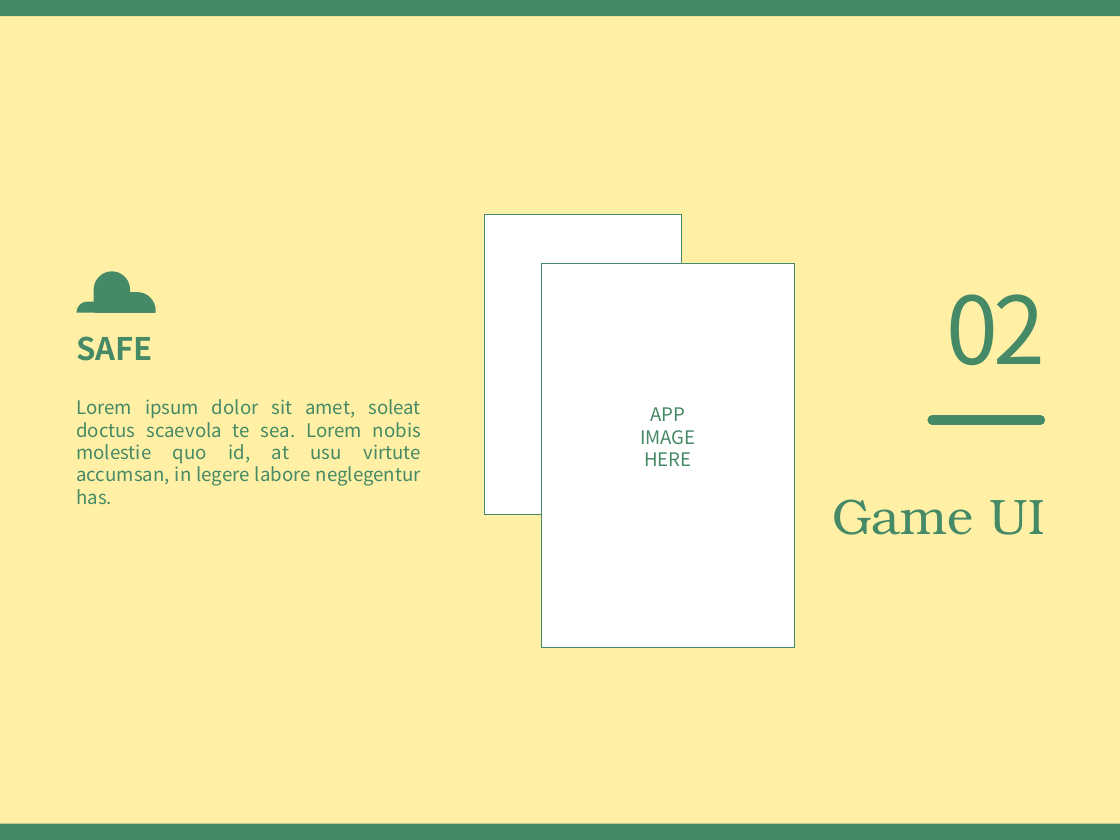
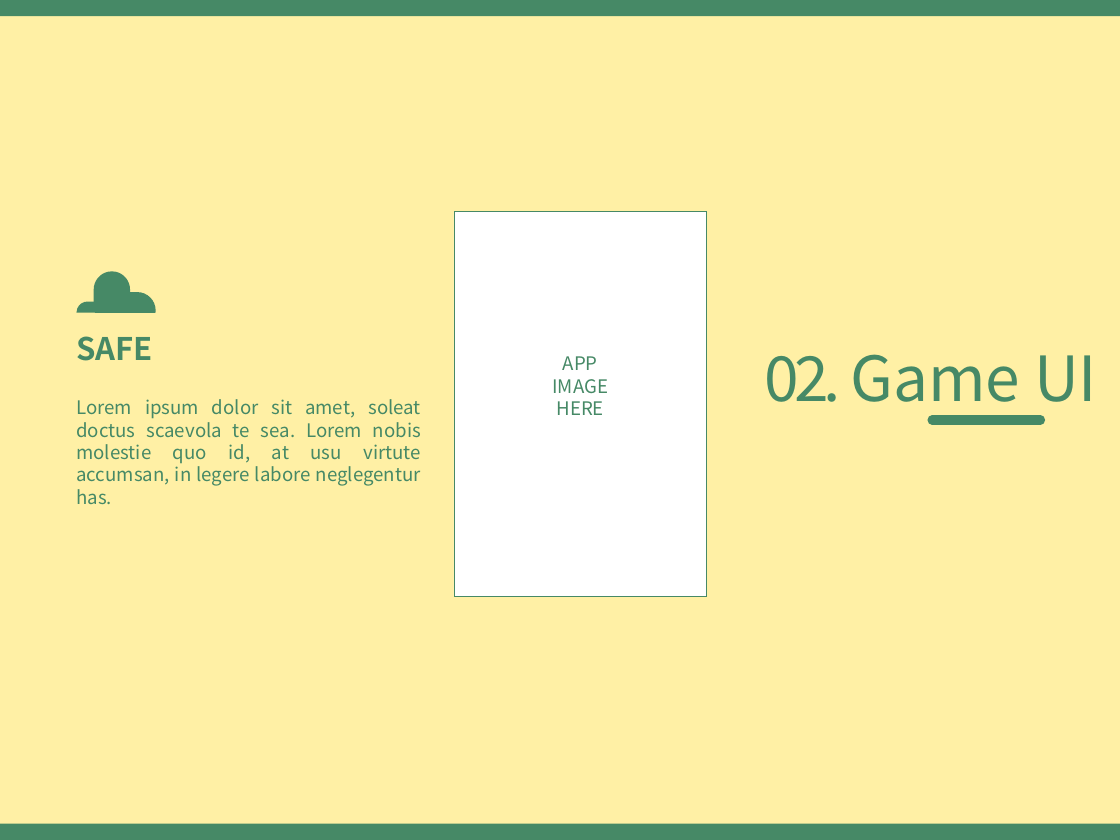
Before and after one commit to EunHaCho/Forme, a slide deck: slide 12 of MarblePang.pptx (slide 4 before the commit). Drawn at 1120x840 pixels with LibreOffice and Linux fonts; fonts in the diff are those of the drawing. Boxes give left, top, right and bottom in pixels: in the first picture for what was removed or moved away, otherwise in the second. Text is boxed around its words. In the diff, an @@ line names an element or a change of style, - is before the commit and + after.

```diff
--- a/MarblePang.pptx
+++ b/MarblePang.pptx
@@ rounded rectangle: place and size @@
-rounded rectangle at (542,263,795,647)
+rounded rectangle at (454,212,707,596)
@@ rounded rectangle removed at (484,214,681,514) @@
@@ text "APP" rewrapped from (542,403,795,459) to (553,356,609,415) @@
@@ text at (764,354,1097,416): text changed; size 60 to 40 pt @@
-02
+02. Game UI
@@ text removed at (640,407,696,466) @@
-APP
-IMAGE
-HERE
@@ text removed at (832,499,1045,535) @@
-Game UI
```
Also in this commit, not shown: 2 other slides changed, 18 slides added.
